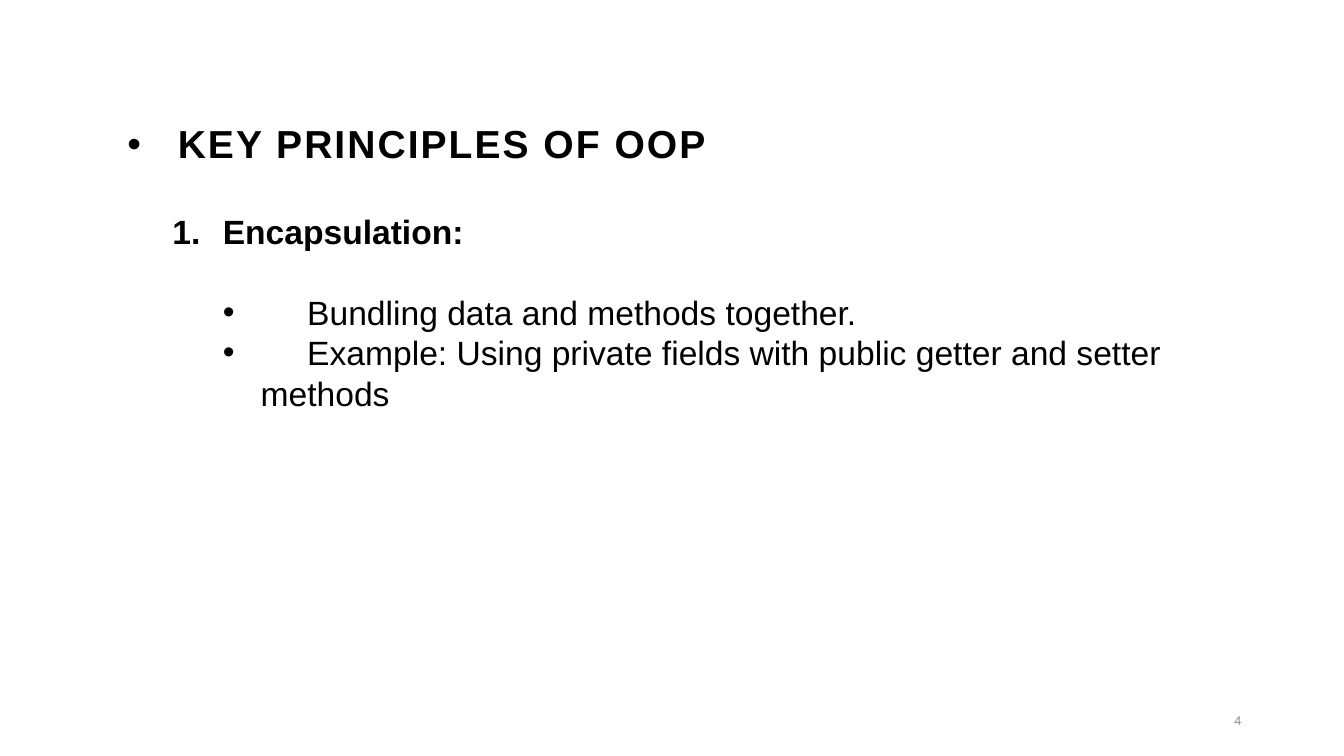
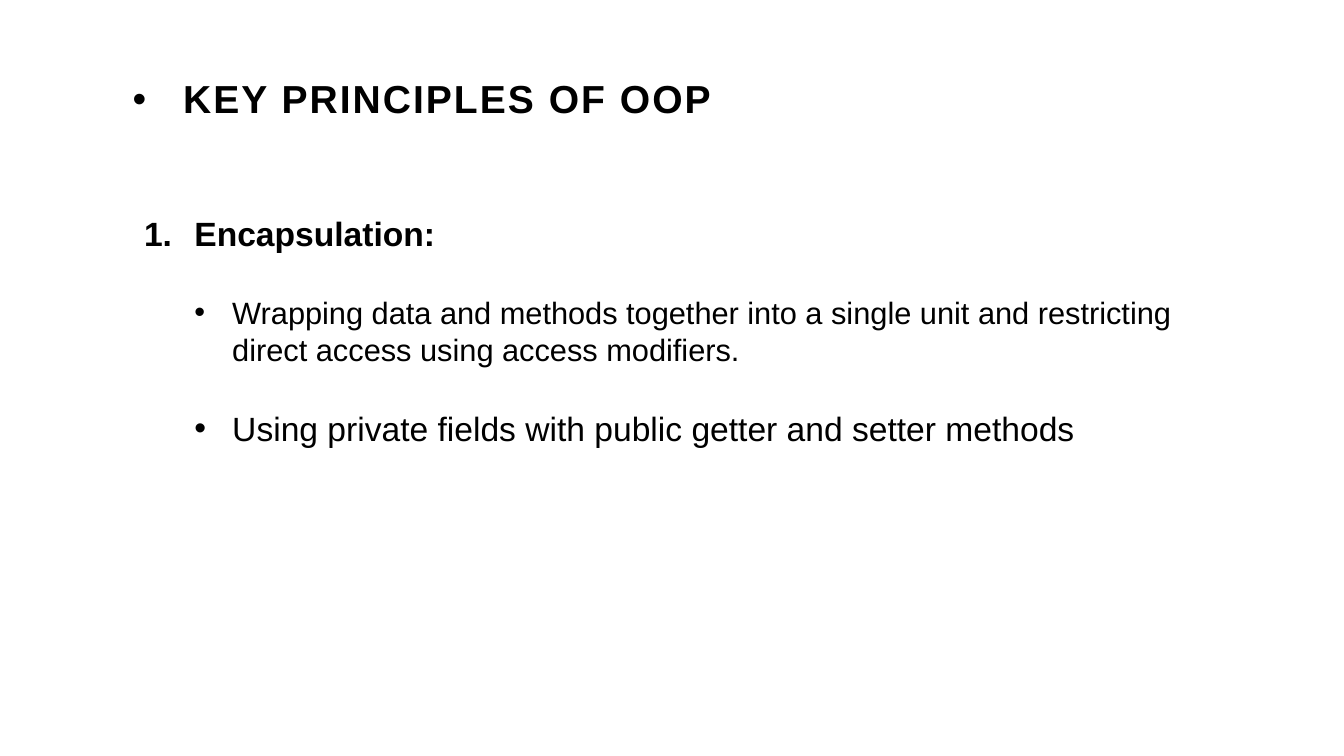
Before and after one commit to PratikshaRDatir/Presentation, a slide deck: slide 4 of Object-Oriented Programming in Java.pptx. Drawn at 1344x756 pixels with LibreOffice and Linux fonts; fonts in the diff are those of the drawing; background and template pictures are left out. Boxes give left, top, right and bottom in pixels: in the first picture for what was removed or moved away, otherwise in the second. Text is boxed around its words. In the diff, an @@ line names an element or a change of style, - is before the commit and + after.

```diff
--- a/Object-Oriented Programming in Java.pptx
+++ b/Object-Oriented Programming in Java.pptx
@@ title "KEY PRINCIPLES OF OOP": place and size @@
-title "KEY PRINCIPLES OF OOP" at box(178, 130, 706, 159)
+title "KEY PRINCIPLES OF OOP" at box(183, 85, 711, 114)
@@ text "Encapsulation:": place and size @@
-text "Encapsulation:" at box(223, 219, 1160, 407)
+text "Encapsulation:" at box(194, 221, 1171, 448)
@@ text at box(232, 301, 1171, 448): text changed; size 24 to 22 pt @@
-  • Bundling data and methods together.
-  • Example: Using private fields with public getter and setter methods
+  • Wrapping data and methods together into a single unit and restricting direct access using access modifiers.
+  • Using private fields with public getter and setter methods
@@ page number removed at box(1234, 716, 1241, 725) @@
-4
```
Also in this commit, not shown: 9 other slides changed, 3 slides added, 1 slide removed.
